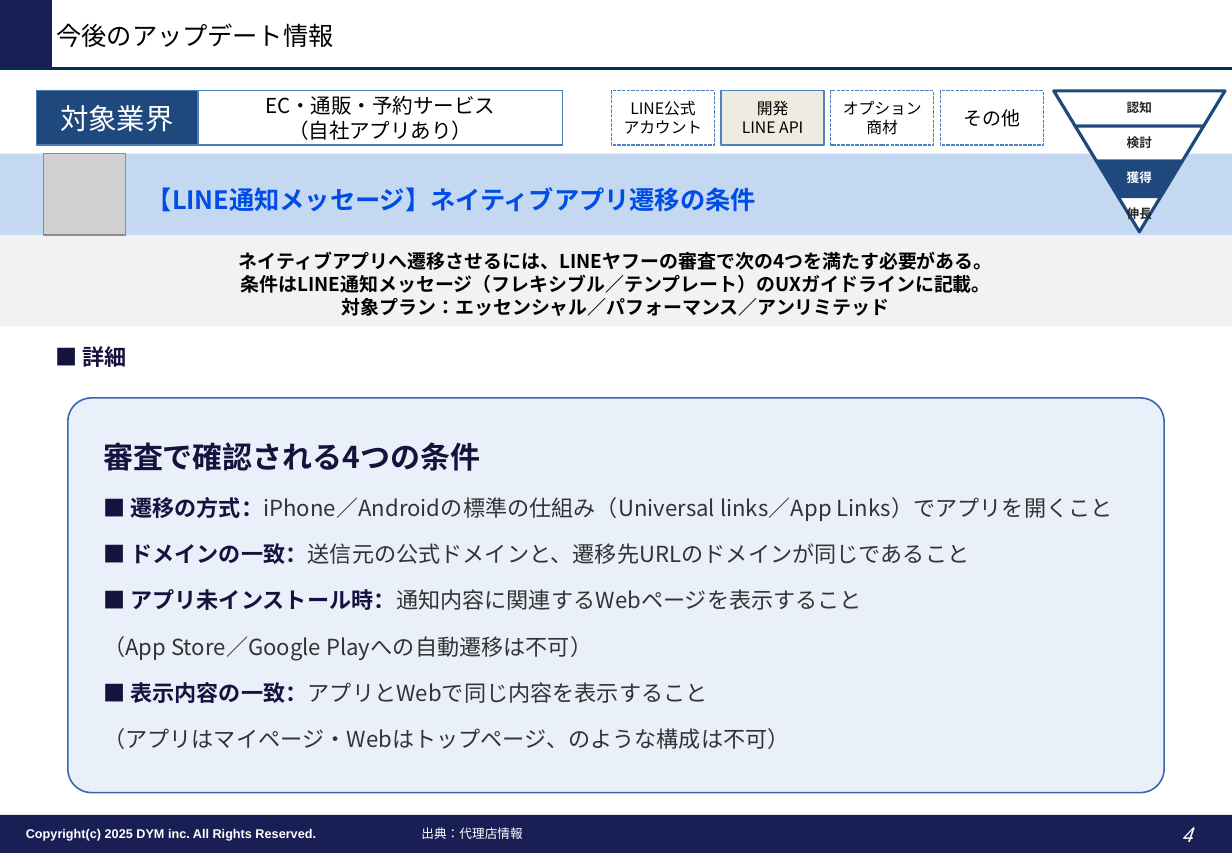
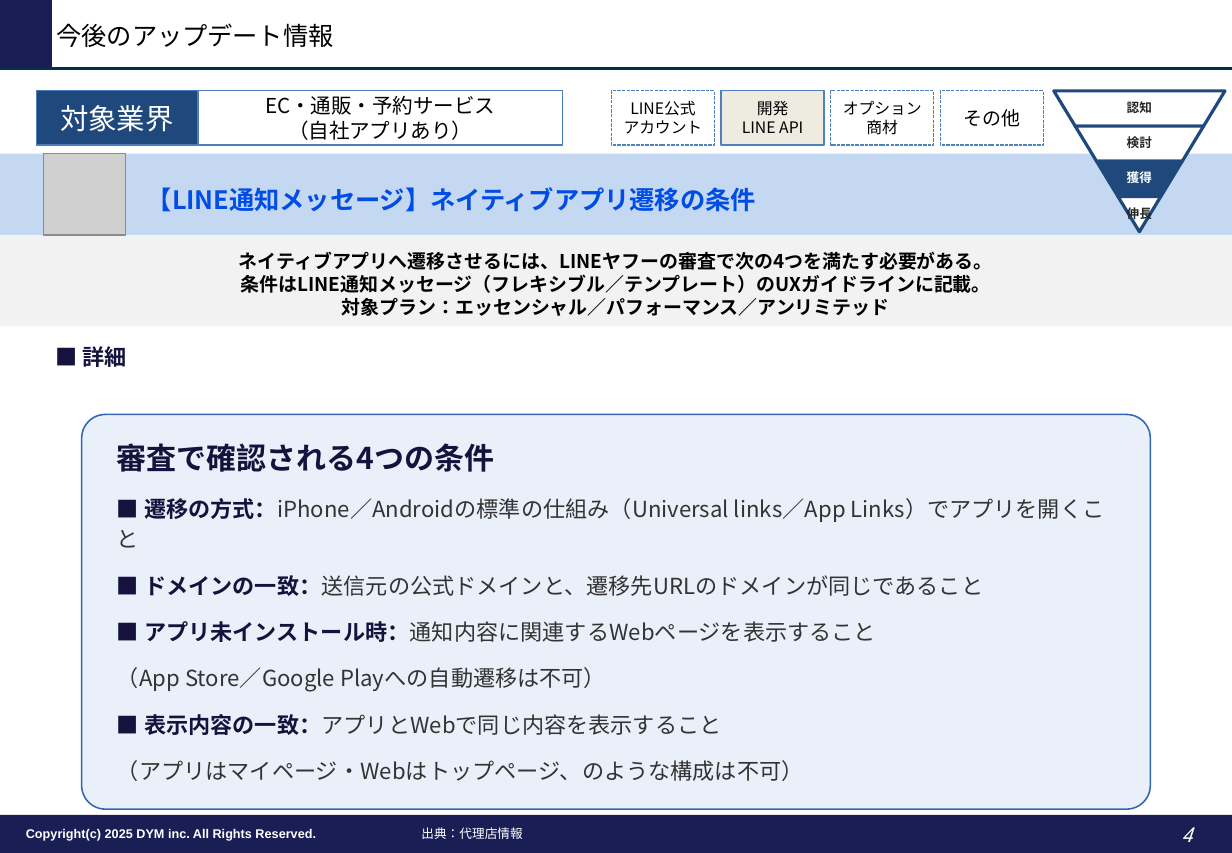
Before and after one commit to tonomura-r-dev/folder, a slide deck: slide 4 of LINEOA媒体最新情報_2026年10月トレンドレポート.pptx. Drawn at 1232x853 pixels with LibreOffice and Linux fonts; fonts in the diff are those of the drawing; grey boxes stand for pictures; background and template pictures are left out. Boxes give left, top, right and bottom in pixels: in the first picture for what was removed or moved away, otherwise in the second. Text is boxed around its words. In the diff, an @@ line names an element or a change of style, - is before the commit and + after.

```diff
--- a/LINEOA媒体最新情報_2026年10月トレンドレポート.pptx
+++ b/LINEOA媒体最新情報_2026年10月トレンドレポート.pptx
@@ rounded rectangle "審査で確認される4つの条件": place and size @@
-rounded rectangle "審査で確認される4つの条件" at (68,398,1165,793)
+rounded rectangle "審査で確認される4つの条件" at (82,414,1151,809)
```
Also in this commit, not shown: 9 other slides changed, 1 other file.
